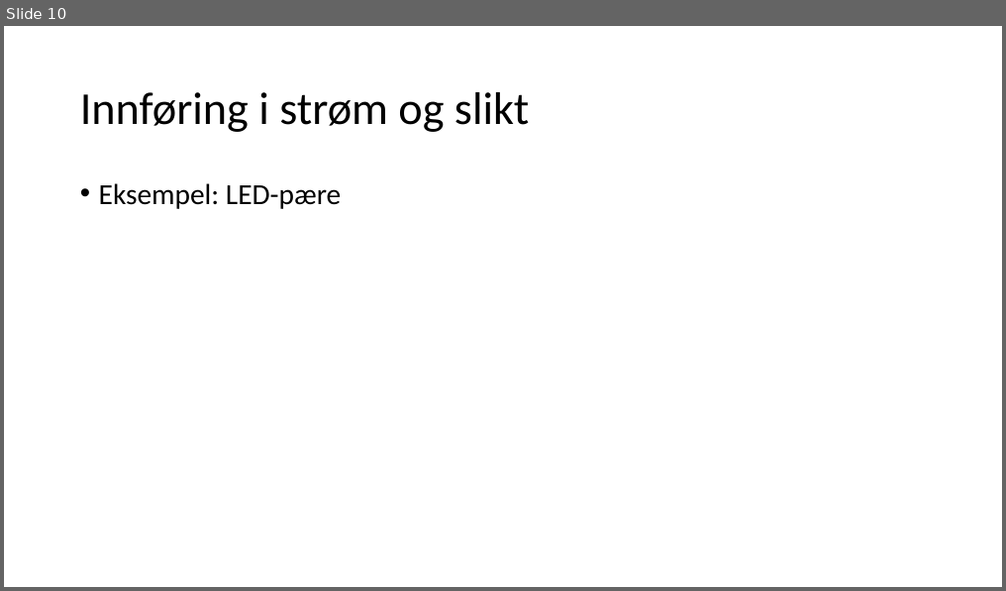
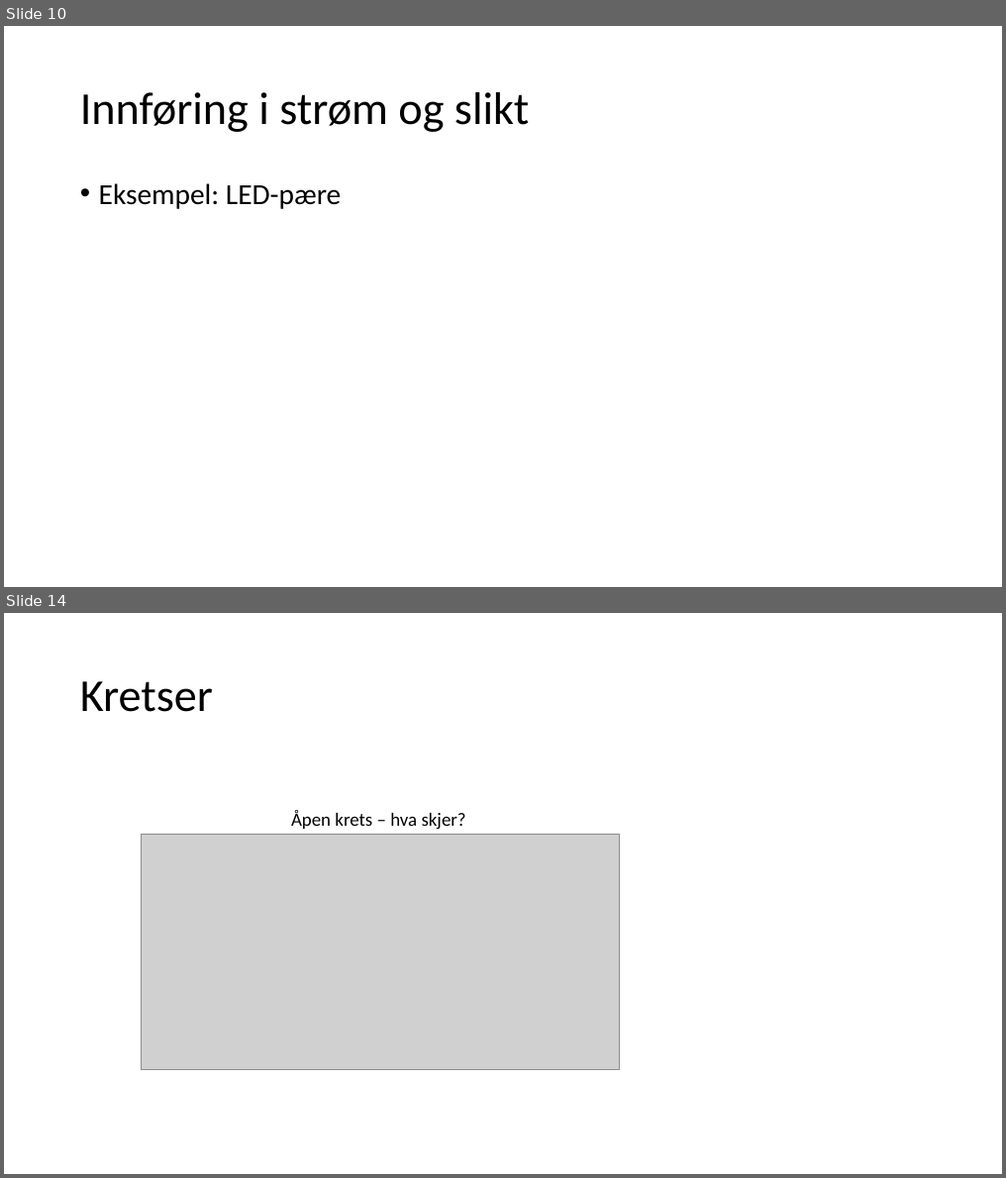
Before and after one commit to Sonat-Consulting/IoT, a slide deck: presentasjoner/Grunnkurs elektro.pptx. Shown one above the other, each under a label of ours: slide 10 before the commit, slides 10 and 14 after it; the slides between them are not shown. The pictures are 1006x591 and 1006x1178 pixels, drawn with LibreOffice and Linux fonts; fonts in the diff are those of the drawing; grey boxes stand for pictures. Boxes give left, top, right and bottom in pixels: in the first picture for what was removed or moved away, otherwise in the second. Text is boxed around its words. In the diff, an @@ line names an element or a change of style, - is before the commit and + after.

```diff
--- a/presentasjoner/Grunnkurs elektro.pptx
+++ b/presentasjoner/Grunnkurs elektro.pptx
@@ slide 14 added at (x1=4, y1=613, x2=1002, y2=1174), background #FFFFFF @@
@@ title added at (x1=80, y1=681, x2=213, y2=712), 44 pt, text #000000 @@
+Kretser
@@ text added at (x1=291, y1=810, x2=466, y2=830), 18 pt, text #000000 @@
+Åpen krets – hva skjer?
@@ picture added at (x1=141, y1=834, x2=619, y2=1069) @@
```
Also in this commit, not shown: 2 slides changed, 5 other slides added, 4 slides removed.
